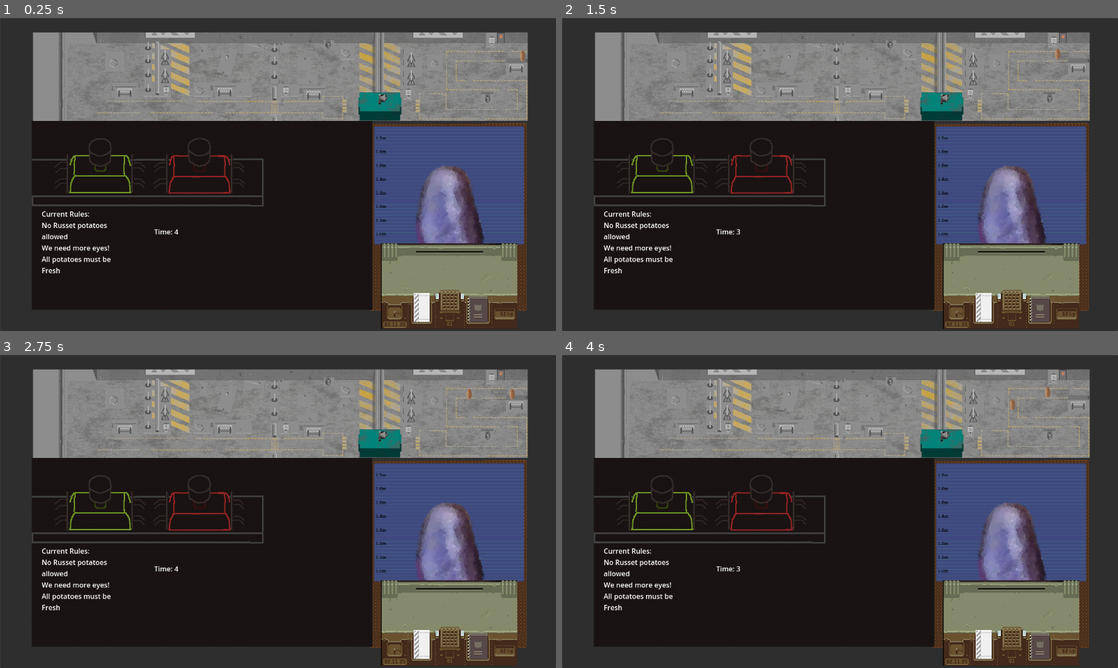
Above: before the commit, frames 1-4 (two rows, left to right).
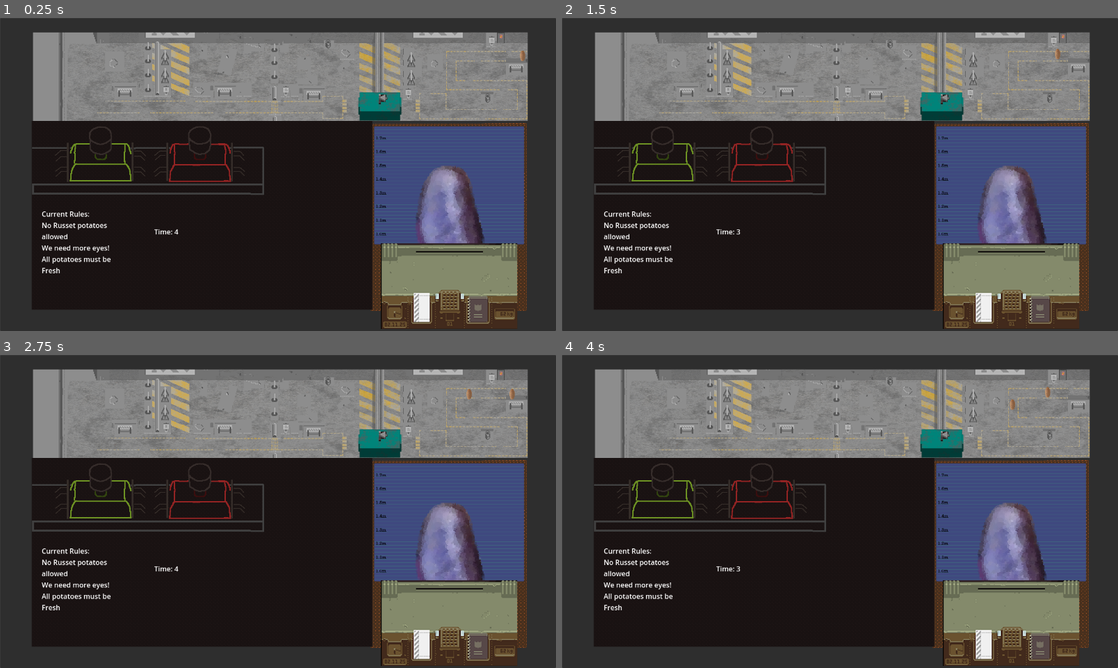
Above: after the commit, the same moments.

Repository: Lost-Rabbit-Digital/SpudCustoms
Game: Godot game, scene res://mainGame.tscn
Same seed, same stepped clock (60 frames per second), same inputs: the game is played once before the commit and once after it.
Inputs:
- Up to frame 1 (0.25 s): no input
- Up to frame 2 (1.5 s): tap Enter at 0.5 s; tap Space at 1.25 s
- Up to frame 3 (2.75 s): tap Enter at 2 s
- Up to frame 4 (4 s): tap Space at 3.5 s

The runs differ from the first frame. In frame 1, 2.4% of the frame differs, in the area x 5-48%, y 34-61%; in frame 2, 2.4%; in frame 3, 2.4%; in frame 4, 2.4%.

Commit message:
Changed size of stamps

Diff:
--- a/mainGame.tscn
+++ b/mainGame.tscn
@@ -132,7 +132,7 @@
 texture = ExtResource("12_cxpwc")
 
 [node name="Stamps" type="Sprite2D" parent="."]
-position = Vector2(646, 364)
+position = Vector2(341, 328)
 texture = ExtResource("13_00po3")
 
 [connection signal="timeout" from="Timer" to="." method="_on_timer_timeout"]
Binary file changed: stamps.png
